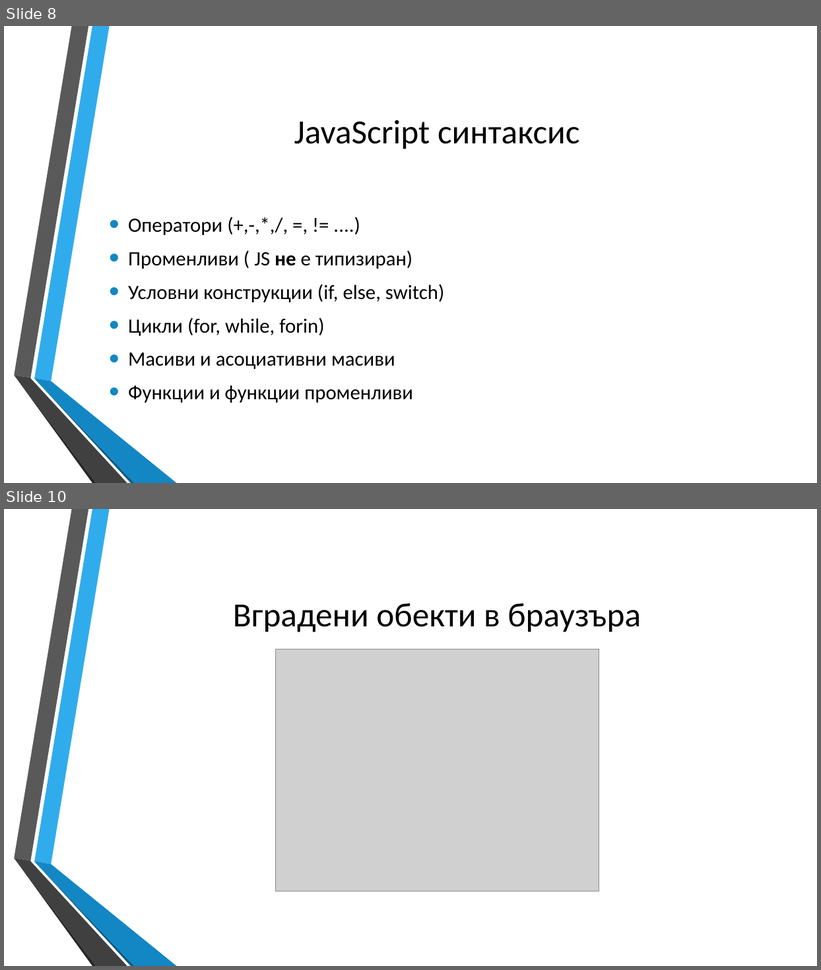
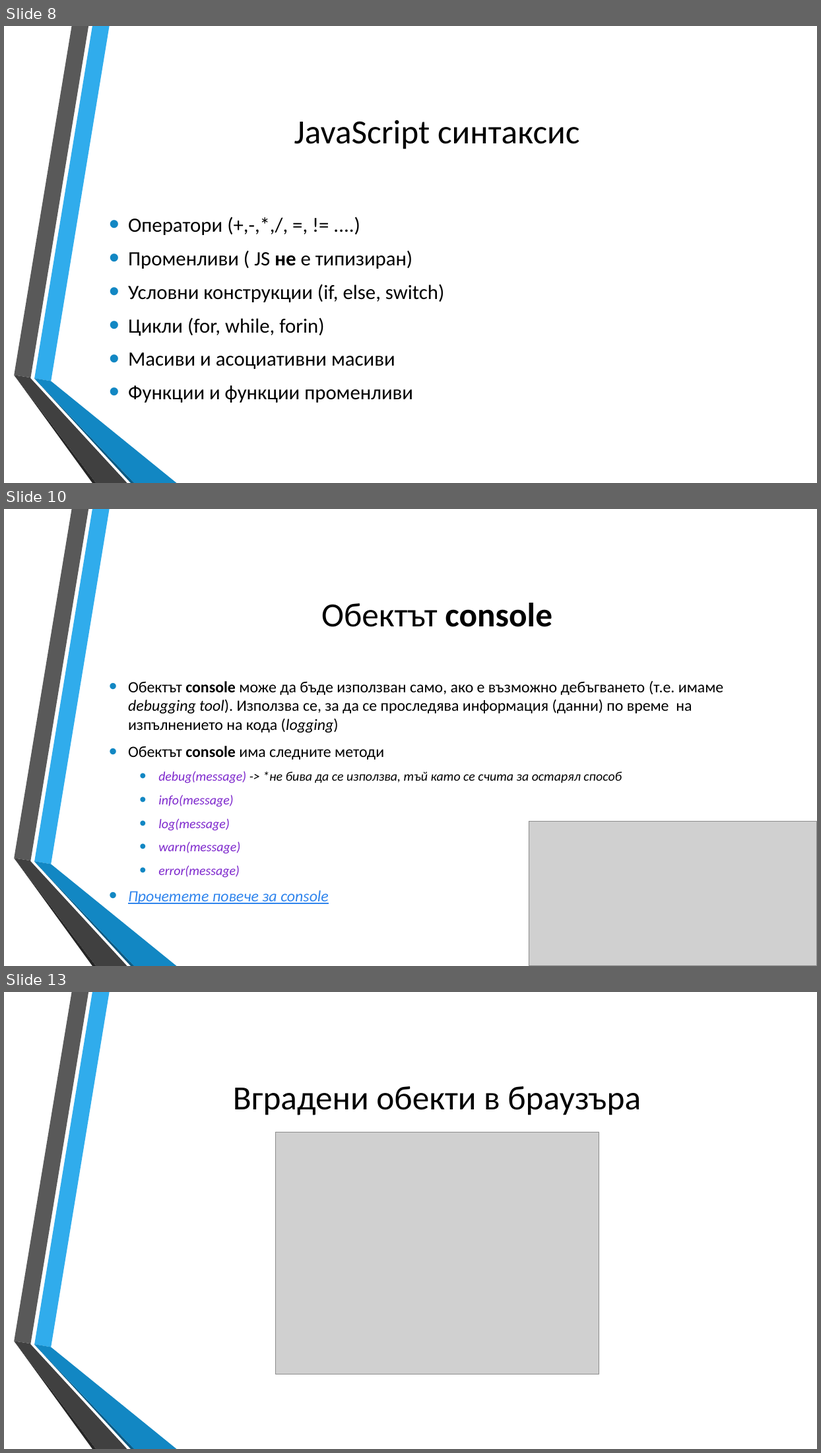
Before and after one commit to dnmitev/IT-Academy, a slide deck: JS Fundamentals/2.JS-Basics/JS-Basics.pptx. Shown one above the other, each under a label of ours: slides 8 and 10 before the commit, slides 8, 10 and 13 after it; the slides between them are not shown. The pictures are 821x970 and 821x1453 pixels, drawn with LibreOffice and Linux fonts; fonts in the diff are those of the drawing; grey boxes stand for pictures; background and template pictures are left out. Boxes give left, top, right and bottom in pixels: in the first picture for what was removed or moved away, otherwise in the second. Text is boxed around its words. In the diff, an @@ line names an element or a change of style, - is before the commit and + after.

```diff
--- a/JS Fundamentals/2.JS-Basics/JS-Basics.pptx
+++ b/JS Fundamentals/2.JS-Basics/JS-Basics.pptx
@@ slide 10 added at <box>4,509,817,966</box>, background picture (left out); not listed: 6 template elements that a slide beside it also shows @@
@@ title added at <box>321,603,552,627</box>, 40 pt, text #000000 @@
+Обектът console
@@ text added at <box>128,681,723,904</box>, 18.6 pt, text #000000 @@
+• Обектът console може да бъде използван само, ако е възможно дебъгването (т.е. имаме debugging tool). Използва се, за да се проследява информация (данни) по време на изпълнението на кода (logging)
+• Обектът console има следните методи
+  • debug(message) -> *не бива да се използва, тъй като се счита за остарял способ
+  • info(message)
+  • log(message)
+  • warn(message)
+  • error(message)
+• Прочетете повече за console
@@ picture added at <box>529,822,817,966</box> @@
@@ what was slide 10 is now slide 13 @@
```
Also in this commit, not shown: 1 slide changed, 12 other slides added, 5 other files.
